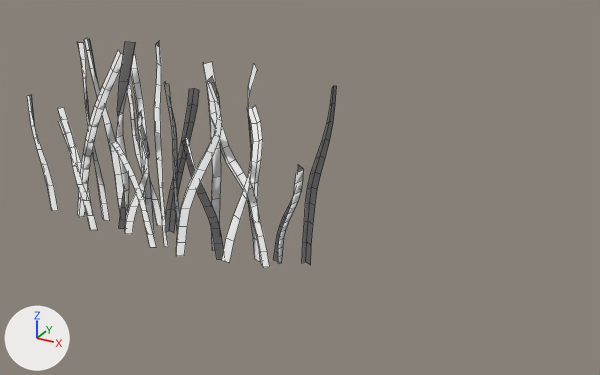
What one commit did to the FBX model Major_Project_4th_Dimension/Assets/EnvironmentAssets/Props/Foliage/SM_grass_var01_LOD0.fbx.
Camera for both pictures: a 50 mm lens placed at (0.396, -1.113, 0.723), pointed at (-0.227, 0.02, 0.157). Lighting does not change. The marker at lower left points along +X, +Y and +Z. Mesh edges are drawn as thin lines. Where no turn or scale is listed for an object, it has been applied to the vertices.

In view in the first picture: 'SM_grass_var01_LOD0'.
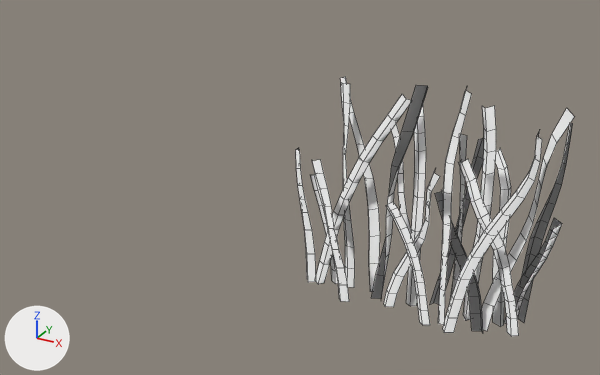
Location of each change, [x1, y1, x2, y2] in pixels of the pictures (600 x 375 px; the box of a moved part takes in the faces that stretch with it):
'SM_grass_var01_LOD0', reshaped, moved (10% narrower, 13% taller)
    before: [27, 38, 337, 267]
    after: [296, 77, 574, 336]
part 1 of me_mesh, moved or reshaped
    before: [78, 43, 110, 221]
    after: [341, 83, 355, 288]
part 2 of me_mesh, moved or reshaped
    before: [58, 120, 92, 214]
    after: [310, 174, 338, 284]
part 3 of me_mesh, moved or reshaped
    before: [112, 141, 157, 248]
    after: [386, 202, 430, 325]
part 4 of me_mesh, moved or reshaped
    before: [125, 112, 150, 234]
    after: [384, 171, 440, 307]
part 5 of me_mesh, moved or reshaped
    before: [27, 95, 58, 211]
    after: [296, 148, 316, 282]
part 6 of me_mesh, moved or reshaped
    before: [116, 42, 136, 228]
    after: [371, 85, 428, 299]
part 7 of me_mesh, moved or reshaped
    before: [78, 50, 123, 217]
    after: [315, 94, 411, 284]
part 8 of me_mesh, moved or reshaped
    before: [127, 83, 162, 226]
    after: [391, 124, 411, 235]
part 9 of me_mesh, moved or reshaped
    before: [84, 38, 124, 212]
    after: [340, 77, 380, 292]
part 10 of me_mesh, moved or reshaped
    before: [58, 108, 97, 230]
    after: [312, 160, 349, 302]
part 11 of me_mesh, moved or reshaped
    before: [183, 137, 224, 259]
    after: [435, 190, 483, 333]
part 12 of me_mesh, moved or reshaped
    before: [203, 62, 221, 251]
    after: [463, 106, 496, 321]
part 13 of me_mesh, moved or reshaped
    before: [166, 88, 199, 233]
    after: [430, 138, 484, 305]
part 14 of me_mesh, moved or reshaped
    before: [176, 76, 222, 256]
    after: [443, 130, 542, 333]
part 15 of me_mesh, moved or reshaped
    before: [154, 41, 168, 248]
    after: [438, 88, 471, 326]
part 16 of me_mesh, moved or reshaped
    before: [164, 81, 180, 233]
    after: [450, 134, 467, 300]
part 17 of me_mesh, moved or reshaped
    before: [131, 55, 154, 234]
    after: [406, 105, 426, 306]
part 18 of me_mesh, moved or reshaped
    before: [302, 86, 337, 265]
    after: [518, 123, 573, 323]
part 19 of me_mesh, moved or reshaped
    before: [273, 164, 304, 264]
    after: [504, 218, 562, 323]
part 20 of me_mesh, moved or reshaped
    before: [210, 112, 270, 267]
    after: [459, 159, 519, 336]
part 21 of me_mesh, moved or reshaped
    before: [247, 106, 263, 262]
    after: [493, 149, 511, 326]
part 22 of me_mesh, moved or reshaped
    before: [222, 63, 257, 263]
    after: [482, 109, 574, 331]

Patch to the scene script:
```diff
--- a/Major_Project_4th_Dimension/Assets/EnvironmentAssets/Props/Foliage/SM_grass_var01_LOD0.fbx.py
+++ b/Major_Project_4th_Dimension/Assets/EnvironmentAssets/Props/Foliage/SM_grass_var01_LOD0.fbx.py
@@ me_mesh @@
 me_mesh.from_pydata(...)  # 625 vertices, 370 faces; spans x -0.31..0.31, y -0.082..0.082, z -0.002..0.386
+# me_mesh part 1: the loose piece of 27 vertices spanning x -0.186..-0.152, y -0.005..0.013, z -0.002..0.355 is moved by (0.038, -0.002, 0.0)
+# me_mesh part 2: the loose piece of 24 vertices spanning x -0.249..-0.19, y -0.004..0.008, z 0.005..0.2 is moved by (0.053, -0.002, 0.0)
+# me_mesh part 3: the loose piece of 33 vertices spanning x -0.083..0.002, y -0.045..-0.038, z 0.0..0.198 is moved by (0.038, -0.002, 0.0)
+# me_mesh part 4: the loose piece of 27 vertices spanning x -0.084..0.005, y -0.053..0.0, z 0.005..0.266 is moved by (0.038, -0.002, 0.0)
+# me_mesh part 5: the loose piece of 24 vertices spanning x -0.31..-0.271, y -0.024..-0.001, z 0.0..0.241 is moved by (0.093, -0.002, 0.0)
+# me_mesh part 6: the loose piece of 27 vertices spanning x -0.113..-0.039, y -0.025..0.005, z 0.0..0.375 is moved by (0.038, -0.002, 0.0)
+# me_mesh part 7: the loose piece of 33 vertices spanning x -0.218..-0.063, y -0.017..-0.002, z 0.004..0.356 is moved by (0.038, -0.002, 0.0)
+# me_mesh part 8: the loose piece of 27 vertices spanning x -0.122..-0.036, y 0.022..0.052, z 0.002..0.298 is moved by (0.038, -0.002, 0.0)
+# me_mesh part 9: the loose piece of 27 vertices spanning x -0.206..-0.108, y 0.009..0.06, z -0.002..0.354 is moved by (0.038, -0.002, 0.0)
+# me_mesh part 10: the loose piece of 27 vertices spanning x -0.217..-0.137, y -0.054..-0.027, z 0.003..0.237 is moved by (0.038, -0.002, 0.0)
+# me_mesh part 11: the loose piece of 33 vertices spanning x 0.039..0.143, y -0.022..0.012, z 0.0..0.213 is moved by (-0.023, -0.002, 0.0)
+# me_mesh part 12: the loose piece of 27 vertices spanning x 0.091..0.119, y -0.002..0.013, z 0.0..0.354 is moved by (-0.015, -0.002, 0.0)
+# me_mesh part 13: the loose piece of 27 vertices spanning x -0.02..0.04, y 0.007..0.07, z 0.002..0.282 is moved by (0.038, -0.002, 0.0)
+# me_mesh part 14: the loose piece of 33 vertices spanning x 0.048..0.172, y -0.082..-0.017, z 0.0..0.358 is moved by (0.013, -0.002, 0.0)
+# me_mesh part 15: the loose piece of 27 vertices spanning x -0.005..0.033, y -0.03..0.0, z 0.0..0.386 is moved by (0.038, -0.002, 0.0)
+# me_mesh part 16: the loose piece of 27 vertices spanning x 0.007..0.033, y -0.006..0.021, z 0.002..0.306 is moved by (0.038, -0.002, 0.0)
+# me_mesh part 17: the loose piece of 27 vertices spanning x -0.067..-0.036, y -0.002..0.004, z 0.0..0.348 is moved by (0.038, -0.002, 0.0)
+# me_mesh part 18: the loose piece of 33 vertices spanning x 0.267..0.31, y 0.035..0.081, z 0.0..0.325 is moved by (-0.117, -0.002, 0.0)
+# me_mesh part 19: the loose piece of 33 vertices spanning x 0.217..0.285, y 0.002..0.031, z 0.001..0.199 is moved by (-0.077, -0.002, 0.0)
+# me_mesh part 20: the loose piece of 33 vertices spanning x 0.106..0.225, y -0.013..0.007, z 0.002..0.272 is moved by (-0.055, -0.002, 0.0)
+# me_mesh part 21: the loose piece of 27 vertices spanning x 0.14..0.202, y 0.005..0.082, z 0.0..0.264 is moved by (-0.061, 0.002, 0.0)
+# me_mesh part 22: the loose piece of 22 vertices spanning x 0.137..0.248, y -0.068..0.0, z 0.002..0.385 is moved by (-0.031, 0.008, 0.0)
 me_mesh.materials.append(mat_blinn3)
@@ ob_sm_grass_var01_lod0 @@
 ob_sm_grass_var01_lod0 = bpy.data.objects.new('SM_grass_var01_LOD0', me_mesh)
-ob_sm_grass_var01_lod0.location = (-0.5, 0.0, 0.001)
+ob_sm_grass_var01_lod0.location = (0.0, 0.0, 0.001)
```
